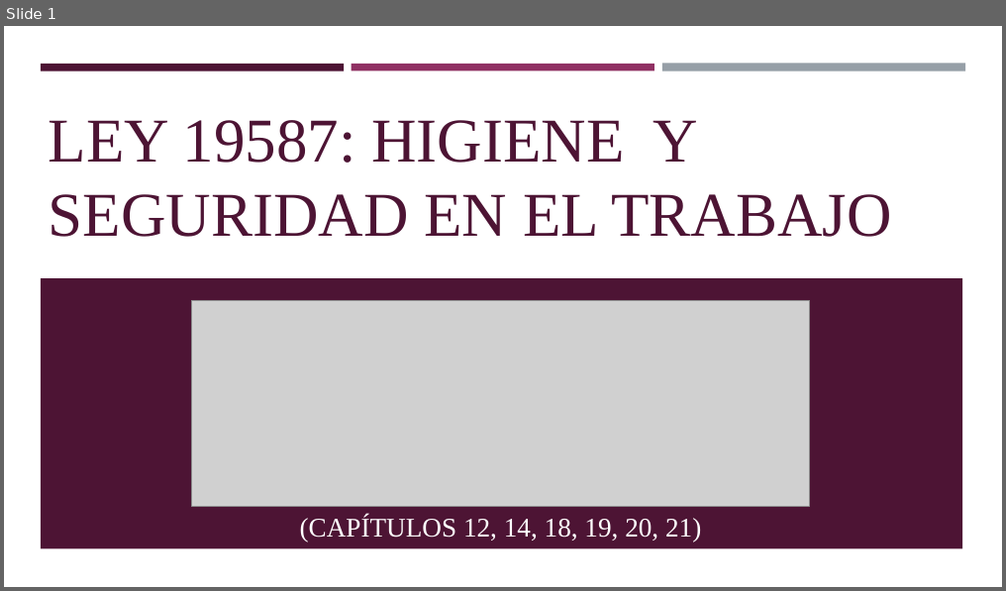
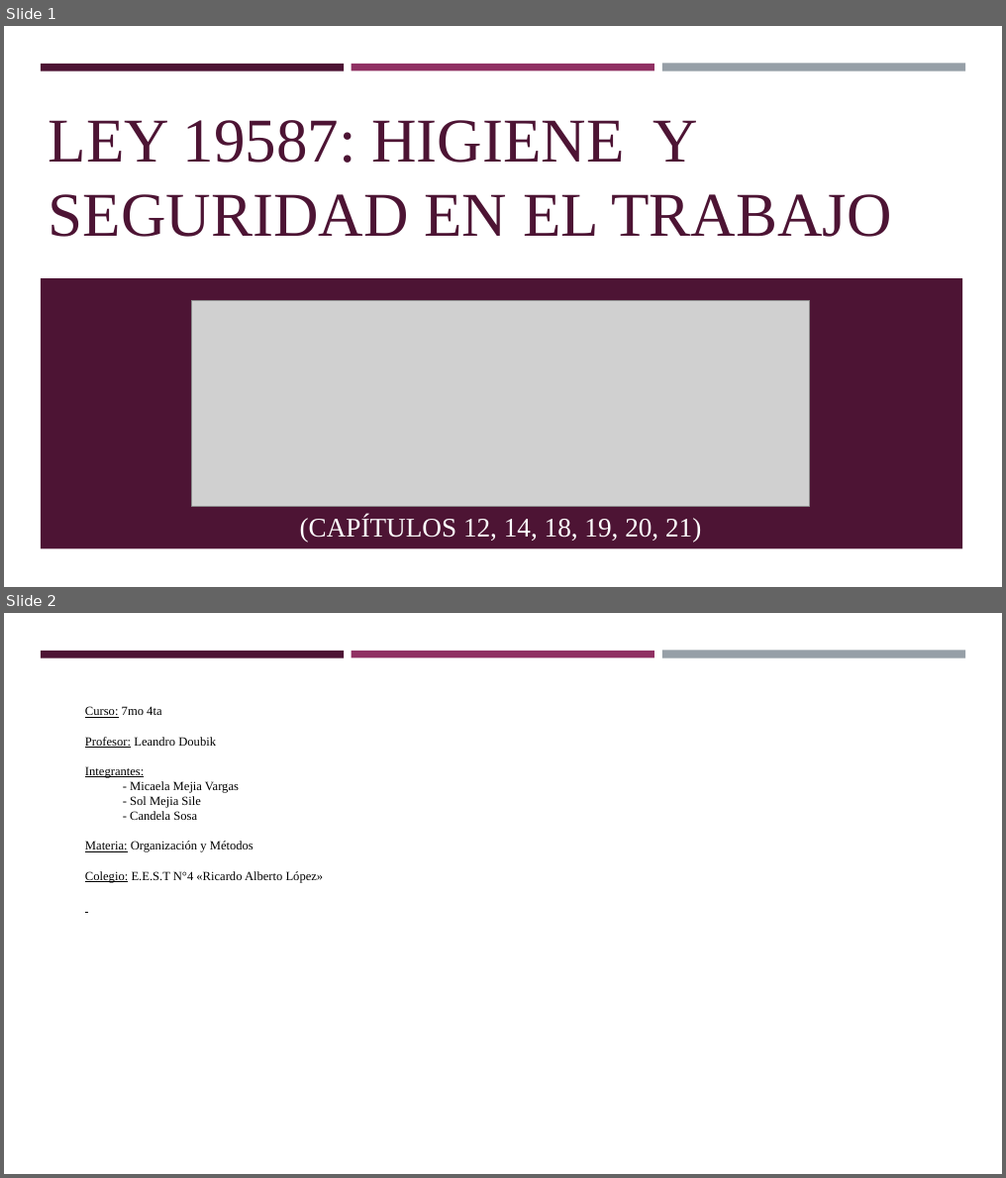
Before and after one commit to Cnsgnicole/doubik, a slide deck: TP LEY 19587 - Presentación de capítulos.pptx. Shown one above the other, each under a label of ours: slide 1 before the commit, slides 1 and 2 after it. The pictures are 1006x591 and 1006x1178 pixels, drawn with LibreOffice and Linux fonts; fonts in the diff are those of the drawing; grey boxes stand for pictures. Boxes give left, top, right and bottom in pixels: in the first picture for what was removed or moved away, otherwise in the second. Text is boxed around its words. In the diff, an @@ line names an element or a change of style, - is before the commit and + after.

```diff
--- a/TP LEY 19587 - Presentación de capítulos.pptx
+++ b/TP LEY 19587 - Presentación de capítulos.pptx
@@ slide 2 added at [4, 613, 1002, 1174], background #FFFFFF; not listed: 3 template elements that a slide beside it also shows @@
@@ text added at [85, 706, 324, 883], 12 pt, text #000000 @@
+Curso: 7mo 4ta
+Profesor: Leandro Doubik
+Integrantes:
+- Micaela Mejia Vargas
+- Sol Mejia Sile
+- Candela Sosa
+Materia: Organización y Métodos
+Colegio: E.E.S.T N°4 «Ricardo Alberto López»
```
Also in this commit, not shown: 3 slides changed, 3 other slides added, 9 slides removed.
